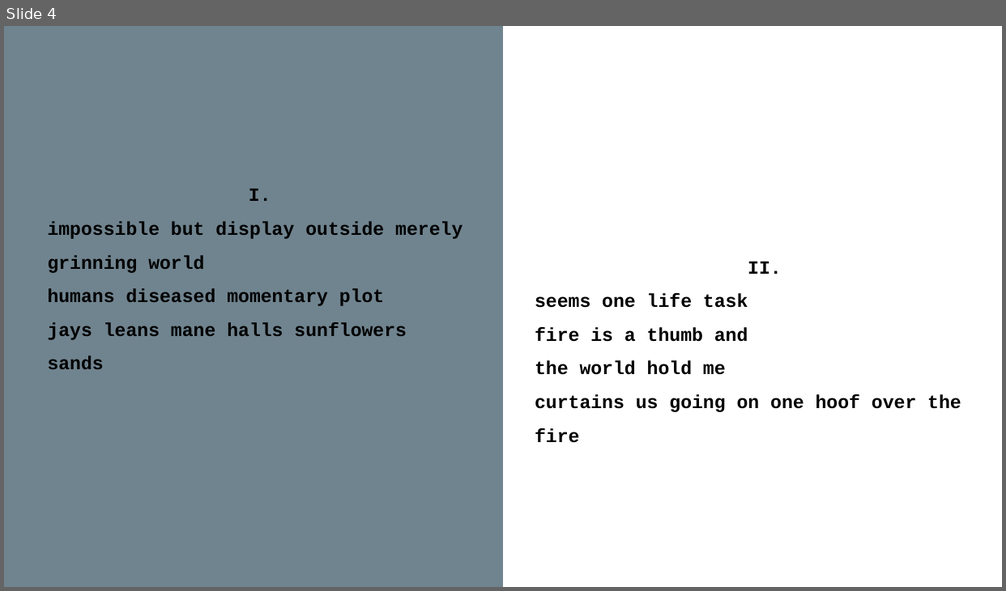
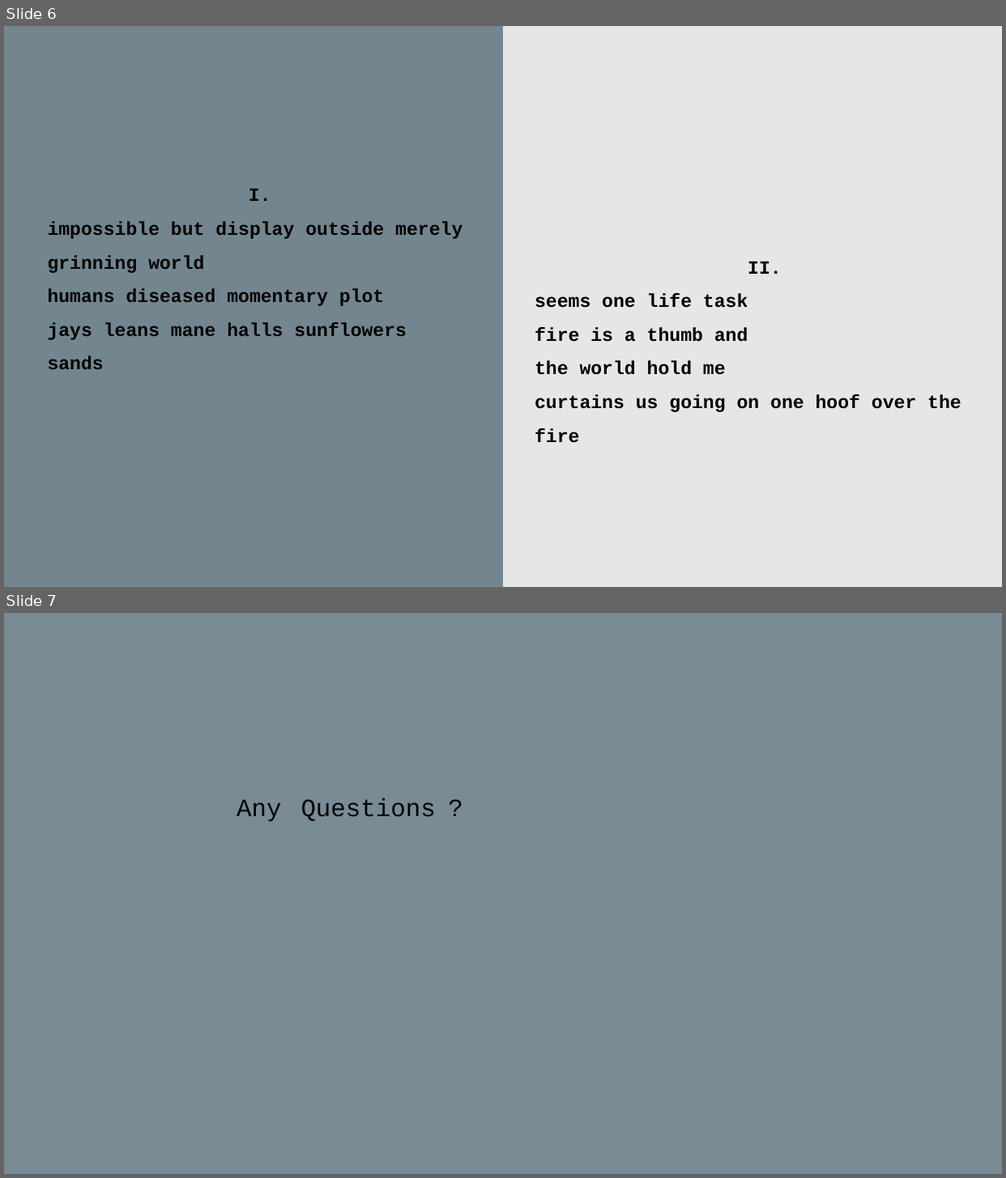
Before and after one commit to RebeccaSaalfeld/final_project, a slide deck: final_project.pptx. Shown one above the other, each under a label of ours: slide 4 before the commit, slides 6 and 7 after it. The pictures are 1006x591 and 1006x1178 pixels, drawn with LibreOffice and Linux fonts; fonts in the diff are those of the drawing. Boxes give left, top, right and bottom in pixels: in the first picture for what was removed or moved away, otherwise in the second. Text is boxed around its words. In the diff, an @@ line names an element or a change of style, - is before the commit and + after.

```diff
--- a/final_project.pptx
+++ b/final_project.pptx
@@ slide 7 added at (x1=4, y1=613, x2=1002, y2=1174), background #4D6673 at 75% opacity @@
@@ text added at (x1=236, y1=799, x2=281, y2=822), 24 pt, text #000000 @@
+Any
@@ text added at (x1=301, y1=798, x2=436, y2=821), 24 pt, text #000000 @@
+Questions
@@ text added at (x1=441, y1=788, x2=522, y2=825), 24 pt, text #000000 @@
+?
@@ what was slide 4 is now slide 6 @@
@@ slide 6 changed as well @@
@@ background #FFFFFF to #E7E6E5 @@
@@ rectangle at (x1=4, y1=26, x2=503, y2=587): fill #4D6673 at 80% opacity to #4D6673 at 75% opacity @@
```
Also in this commit, not shown: 2 other slides changed, 3 other slides added, 2 slides removed, 16 other files.
